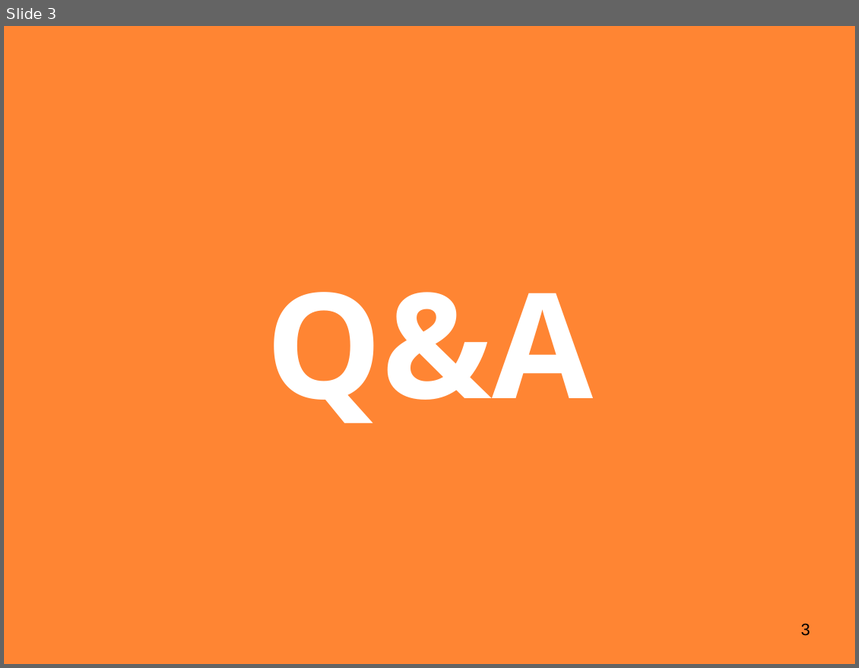
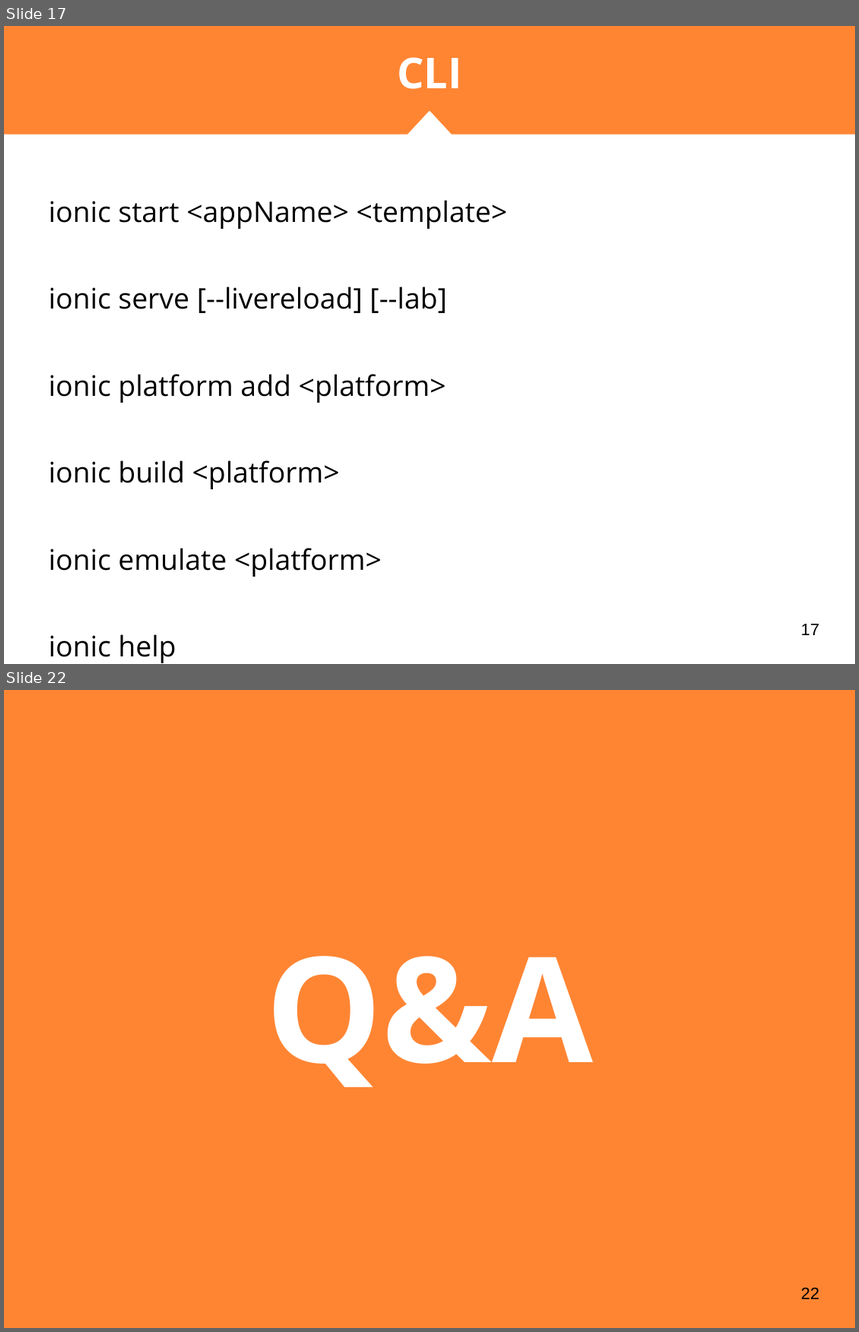
Before and after one commit to nmaletm/git-presentation, a slide deck: Presentations/P1.2 - Introducció a Ionic.pptx. Shown one above the other, each under a label of ours: slide 3 before the commit, slides 17 and 22 after it; the slides between them are not shown. The pictures are 859x668 and 859x1332 pixels, drawn with LibreOffice and Linux fonts; fonts in the diff are those of the drawing. Boxes give left, top, right and bottom in pixels: in the first picture for what was removed or moved away, otherwise in the second. Text is boxed around its words. In the diff, an @@ line names an element or a change of style, - is before the commit and + after.

```diff
--- a/Presentations/P1.2 - Introducció a Ionic.pptx
+++ b/Presentations/P1.2 - Introducció a Ionic.pptx
@@ slide 17 added at box(4, 26, 855, 664), background #FFFFFF @@
@@ rectangle added at box(4, 26, 855, 134), fill #FF8533 @@
@@ title added at box(397, 57, 462, 89), 36 pt, text #FFFFFF, bold @@
+CLI
@@ triangle added at box(408, 110, 452, 133), fill #FF8533 @@
@@ triangle added at box(408, 112, 451, 135), fill #FFFFFF, outline #FFFFFF 1.5 pt @@
@@ rectangle added at box(4, 132, 855, 134), fill #FF8533 @@
@@ text added at box(49, 200, 508, 664), 24 pt, text #000000 @@
+ionic start <appName> <template>
+ionic serve [--livereload] [--lab]
+ionic platform add <platform>
+ionic build <platform>
+ionic emulate <platform>
+ionic help
@@ page number added at box(801, 624, 819, 636), 14 pt, text #000000 @@
+17
@@ what was slide 3 is now slide 22 @@
@@ page number at box(801, 1287, 819, 1300): text changed @@
-3
+22
```
Also in this commit, not shown: 1 slide changed, 20 other slides added, 1 slide removed, 6 other files.
